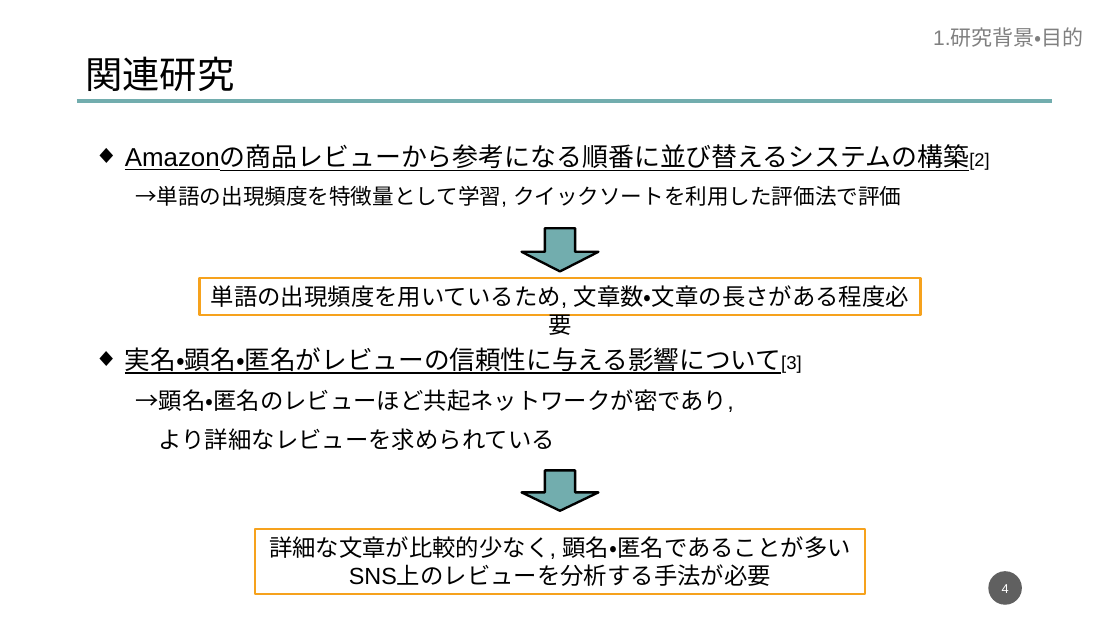
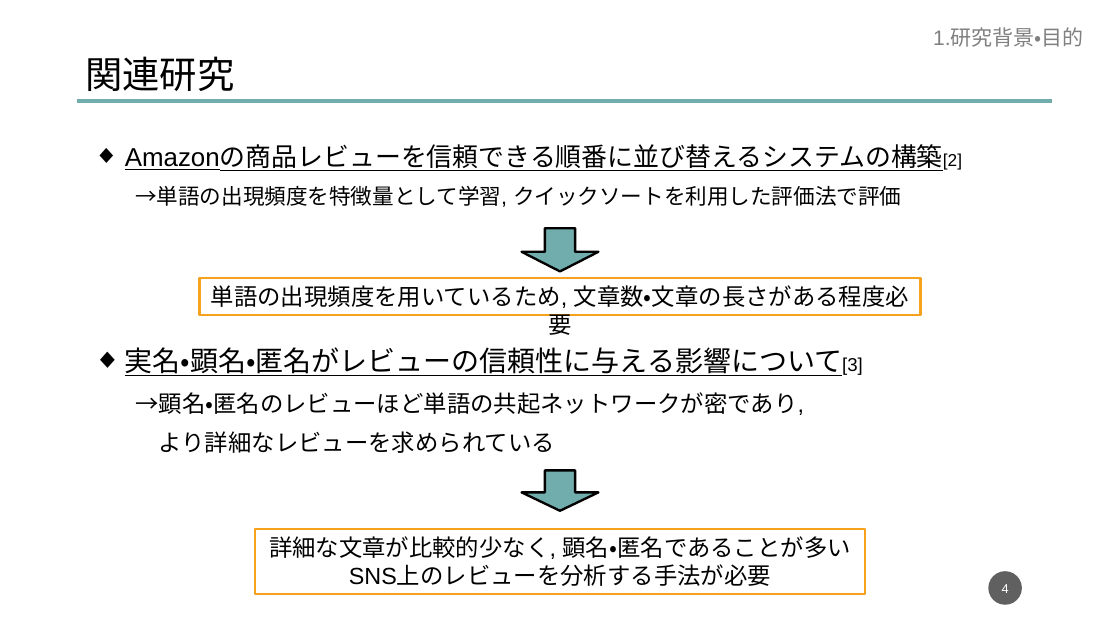
Before and after one commit to dora937nishikori/investigation, a slide deck: slide 4 of 修論/修論発表資料.pptx. Drawn at 1120x630 pixels with LibreOffice and Linux fonts; fonts in the diff are those of the drawing. Boxes give left, top, right and bottom in pixels: in the first picture for what was removed or moved away, otherwise in the second. Text is boxed around its words. In the diff, an @@ line names an element or a change of style, - is before the commit and + after.

```diff
--- a/修論/修論発表資料.pptx
+++ b/修論/修論発表資料.pptx
@@ text at [125, 145, 962, 171]: text changed @@
-  ◆ Amazonの商品レビューから参考になる順番に並び替えるシステムの構築[2]
+  ◆ Amazonの商品レビューを信頼できる順番に並び替えるシステムの構築[2]
@@ text at [125, 347, 863, 376]: size 22 to 24 pt in "実名・顕名・匿名がレビューの信頼性に与える影響について[3]" @@
@@ text at [135, 392, 804, 415]: text changed @@
-    →顕名・匿名のレビューほど共起ネットワークが密であり,
+    →顕名・匿名のレビューほど単語の共起ネットワークが密であり,
```
Also in this commit, not shown: 8 other slides changed.
